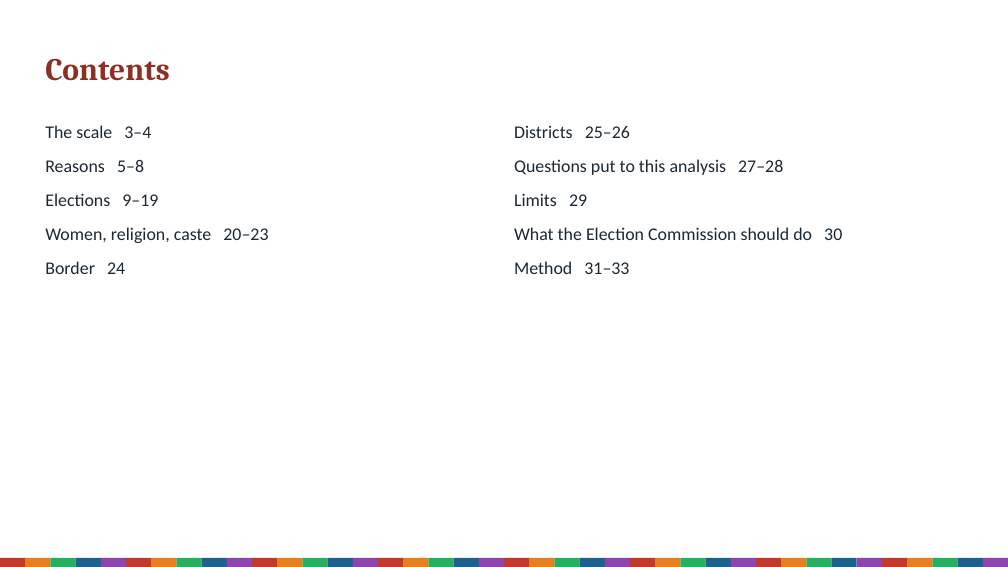
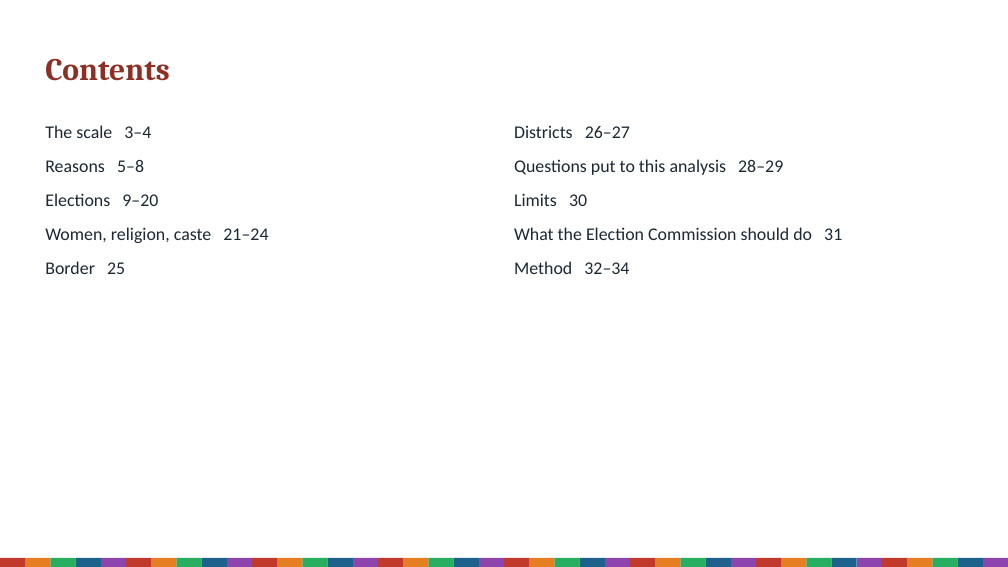
Before and after one commit to Varnasr/INDIA-DATA, a slide deck: slide 2 of reports/bihar-sir-2025-deck.pptx. Drawn at 1008x567 pixels with LibreOffice and Linux fonts; fonts in the diff are those of the drawing. Boxes give left, top, right and bottom in pixels: in the first picture for what was removed or moved away, otherwise in the second. Text is boxed around its words. In the diff, an @@ line names an element or a change of style, - is before the commit and + after.

```diff
--- a/reports/bihar-sir-2025-deck.pptx
+++ b/reports/bihar-sir-2025-deck.pptx
@@ text at (x1=514, y1=126, x2=842, y2=274): text changed @@
-Districts 25–26
-Questions put to this analysis 27–28
-Limits 29
-What the Election Commission should do 30
-Method 31–33
+Districts 26–27
+Questions put to this analysis 28–29
+Limits 30
+What the Election Commission should do 31
+Method 32–34
@@ text at (x1=45, y1=193, x2=268, y2=274): text changed @@
-Elections 9–19
-Women, religion, caste 20–23
-Border 24
+Elections 9–20
+Women, religion, caste 21–24
+Border 25
```
Also in this commit, not shown: 21 other slides changed, 1 slide added, 22 other files.
